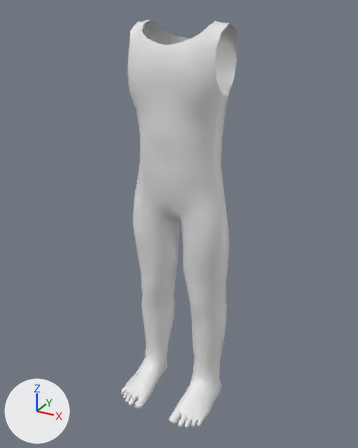
Renders of the Blender file Bodies/Bodies_Human/Bodies_Human_Males/Body_Human_Male_Normal/Body_Human_Male_Normal_Torso.blend from each side of a commit.
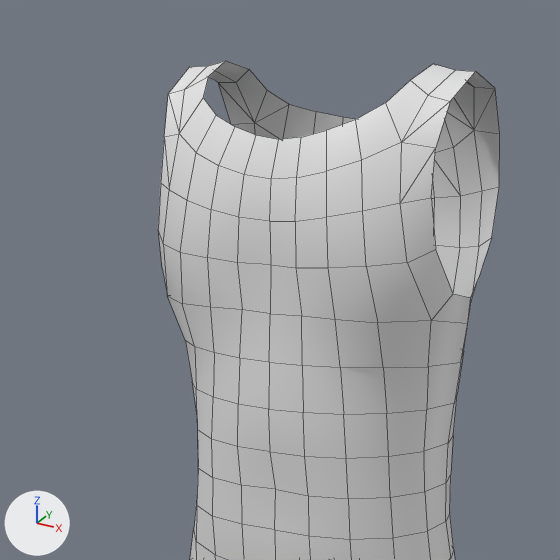
Each version is shown whole from a 50 mm lens placed at (0.834, -1.524, 1.534), pointed at (0.01, -0.027, 0.786), then close up on the part from 21% to 72% of the width and 0% to 40% of the height. The lights are fixed; the arrows at lower left show +X, +Y and +Z. The first two pictures are the older version. The close-ups show mesh edges as thin lines.

Objects in the first close-up: 'Body_Human_Male_Normal_Torso'.
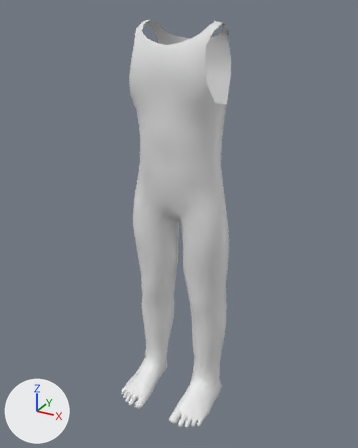
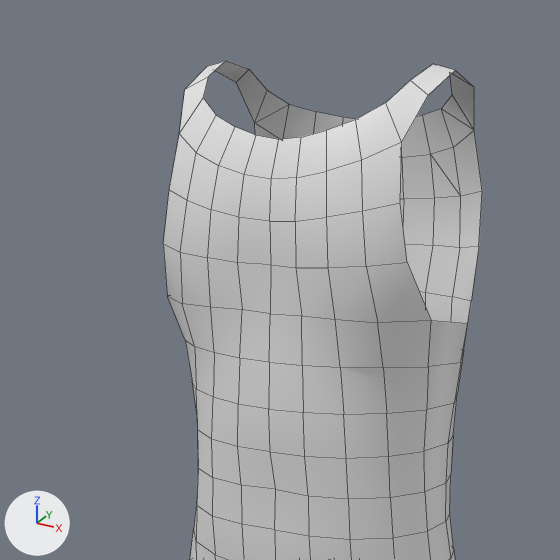
Location of each change, [x1, y1, x2, y2] in pixels of the close-ups (560 x 560 px):
'Body_Human_Male_Normal_Torso', reshaped: before [158, 61, 500, 560]; after [163, 61, 482, 560]
part 1 of me_body_human_male_normal_torso, deleted: before [158, 66, 255, 291]
part 2 of me_body_human_male_normal_torso, deleted: before [400, 70, 500, 324]

Diff of the bpy script that builds the scene:
```diff
--- a/Bodies/Bodies_Human/Bodies_Human_Males/Body_Human_Male_Normal/Body_Human_Male_Normal_Torso.blend.py
+++ b/Bodies/Bodies_Human/Bodies_Human_Males/Body_Human_Male_Normal/Body_Human_Male_Normal_Torso.blend.py
@@ me_body_human_male_normal_torso @@
 # used by ob_body_human_male_normal_torso; location = (0.0, 0.0, 0.0)
-me_body_human_male_normal_torso.from_pydata(...)  # 1257 vertices, 1286 faces; spans x -0.198..0.198, y -0.224..0.118, z -0.003..1.492
+me_body_human_male_normal_torso.from_pydata(...)  # 1233 vertices, 1256 faces; spans x -0.198..0.198, y -0.224..0.118, z -0.003..1.492
+# me_body_human_male_normal_torso part 1
+# 12 vertices are removed from x -0.178..-0.16, y -0.07..0.096, z 1.265..1.486
+# 15 faces are deleted
+# me_body_human_male_normal_torso part 2
+# 12 vertices are removed from x 0.16..0.178, y -0.07..0.096, z 1.265..1.486
+# 15 faces are deleted
```
